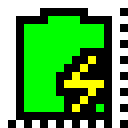
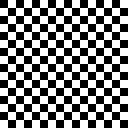
Layered file, before and after one edit (128x128). Changes by layer:
added layer "marker grid" above "markers" over (0, 0, 120, 120)
